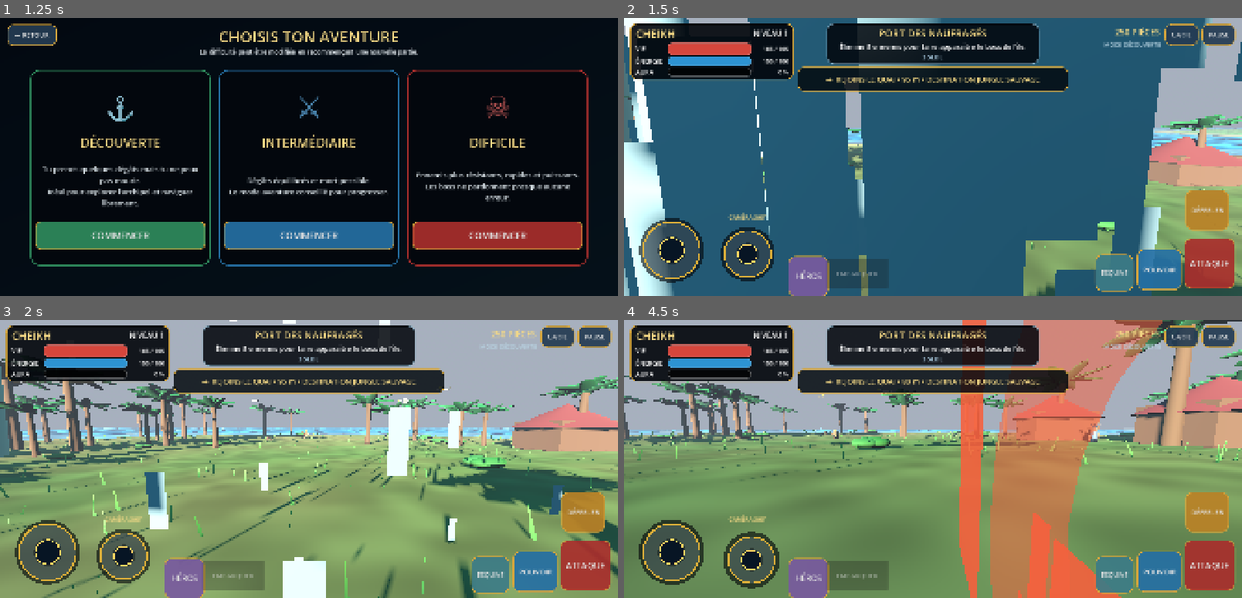
Above: before the commit, frames 1-4 (two rows, left to right).
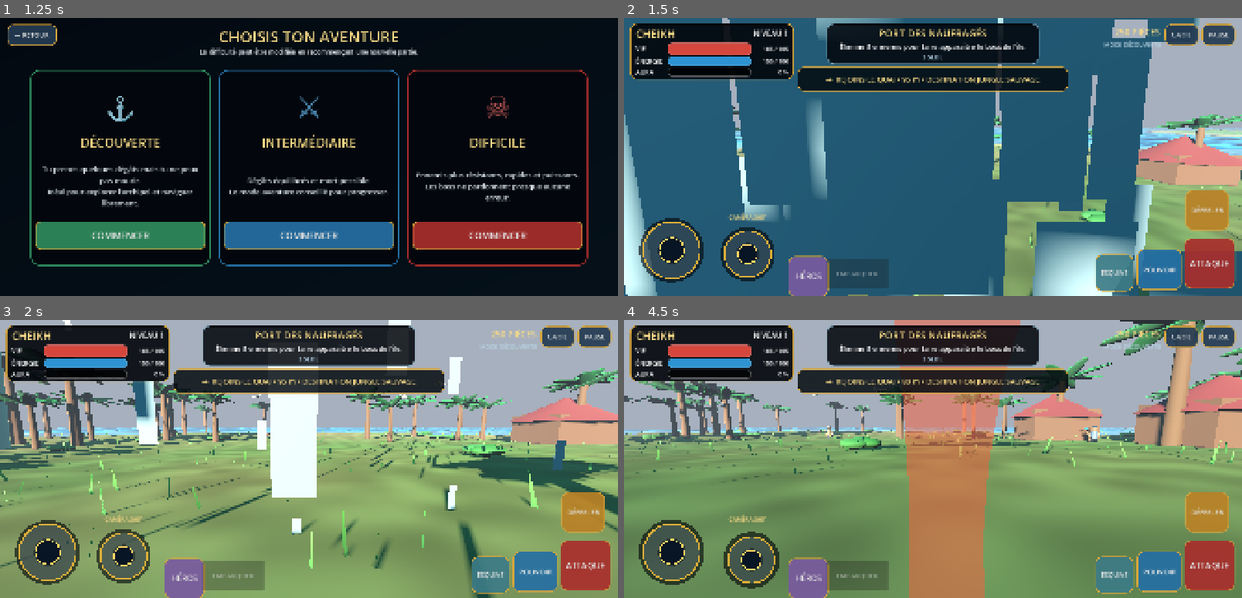
Above: after the commit, the same moments.

Repository: Chasmet/Chk-pirate-warrior-
Game: Godot game, scene res://scenes/main.tscn
Same seed, same stepped clock (60 frames per second), same inputs: the game is played once before the commit and once after it.
Inputs (mouse positions are in pixels of both pictures, inside the frame that each line leads up to):
- Up to frame 1 (1.25 s): click (123, 84) at 0.52 s
- Up to frame 2 (1.5 s): click "COMMENCER" at 1.25 s
- Up to frame 3 (2 s): no input
- Up to frame 4 (4.5 s): drag from (1038, 495) to (994, 397) at 2.02 s; drag from (673, 553) to (902, 514) at 2.77 s; move the mouse to (753, 559) at 3.52 s; hold D (move_right) 3.53-4.25 s; tap Shift (dodge) at 3.6 s; click (753, 559) at 3.67 s; drag from (902, 514) to (747, 417) at 4.27 s

Frame 1 is identical in both runs. In frame 2, 18% of the frame differs, in the area x 0-100%, y 0-100%; in frame 3, 28%; in frame 4, 30%.

Commit message:
fix(camera): imposer la troisième personne à pied et en bateau

Diff:
--- a/godot/scripts/third_person_camera_guard.gd
+++ b/godot/scripts/third_person_camera_guard.gd
@@ -1,67 +1,117 @@
 extends Node
 
-const LAND_LENGTH := 5.9
-const LAND_PITCH := -0.20
-const LAND_MIN_HIT := 3.9
-const BOAT_LENGTH := 15.2
-const BOAT_PITCH := -0.38
-const BOAT_MIN_HIT := 9.5
+const LAND_LENGTH := 6.40
+const LAND_PITCH_MIN := -0.48
+const LAND_PITCH_MAX := 0.10
+const BOAT_LENGTH := 18.50
+const BOAT_PITCH_MIN := -0.58
+const BOAT_PITCH_MAX := -0.30
 
 var player: PlayerController
-var bypass_time := 0.0
-var ready_logged := false
+var player_logged := false
+var land_ready_logged := false
+var boat_ready_logged := false
 var sail_parts: Array[GeometryInstance3D] = []
 
+func _ready() -> void:
+	# Le garde-fou doit passer après le contrôleur du joueur afin que celui-ci
+	# ne puisse jamais ramener la caméra dans le personnage ou dans le navire.
+	process_priority = 1000
+	process_physics_priority = 1000
+	set_process(true)
+	set_physics_process(true)
+
 func _process(delta: float) -> void:
+	_enforce_camera(delta)
+
+func _physics_process(delta: float) -> void:
+	_enforce_camera(delta)
+
+func _enforce_camera(delta: float) -> void:
 	if not is_instance_valid(player):
-		player = _find_player(get_tree().root)
-		ready_logged = false
+		player = _find_player()
+		land_ready_logged = false
+		boat_ready_logged = false
 		sail_parts.clear()
 		if not is_instance_valid(player):
 			return
-	if not is_instance_valid(player.camera_arm) or not is_instance_valid(player.camera):
+		if not player_logged:
+			player_logged = true
+			print("CHK_CAMERA_GUARD_PLAYER_FOUND name=%s" % player.name)
+	if not is_instance_valid(player.camera_pivot) or not is_instance_valid(player.camera_arm) or not is_instance_valid(player.camera):
 		return
 
 	player.camera.current = true
 	player.camera.near = 0.10
+	# Le SpringArm provoquait les passages en vue subjective en se rétractant
+	# contre le relief, le ponton ou le navire. Il est neutralisé ici ; une vraie
+	# occultation progressive des obstacles sera ajoutée après stabilisation.
+	player.camera_arm.collision_mask = 0
 	if player.boat_mode:
 		_update_boat_camera(delta)
 	else:
 		_update_land_camera(delta)
 
 func _update_land_camera(delta: float) -> void:
-	bypass_time = maxf(0.0, bypass_time - delta)
-	var hit_length := player.camera_arm.get_hit_length()
-	if hit_length < LAND_MIN_HIT:
-		bypass_time = 0.45
-		player.camera_target_pitch = minf(player.camera_target_pitch, LAND_PITCH)
-	player.camera_arm.collision_mask = 0 if bypass_time > 0.0 else 1
-	player.camera_arm.spring_length = maxf(player.camera_arm.spring_length, LAND_LENGTH)
-	player.camera.position = player.camera.position.lerp(Vector3(0.72, 0.18, 0.0), 1.0 - exp(-10.0 * delta))
-	player.camera.fov = maxf(player.camera.fov, 60.0)
+	var hero_height := float(HeroFactory.HEROES[player.hero_id]["height"])
+	var look_ahead := Vector3(player.velocity.x, 0.0, player.velocity.z) * 0.025
+	var anchor := player.global_position + Vector3(0.0, hero_height * 0.72 + 0.16, 0.0) + look_ahead
+	player.camera_pivot.global_position = player.camera_pivot.global_position.lerp(anchor, 1.0 - exp(-14.0 * delta))
+	player.camera_target_pitch = clampf(player.camera_target_pitch, LAND_PITCH_MIN, LAND_PITCH_MAX)
+	player.camera_pitch = clampf(player.camera_pitch, LAND_PITCH_MIN, LAND_PITCH_MAX)
+	player.camera_pivot.rotation = Vector3(player.camera_pitch, player.camera_yaw, 0.0)
+	player.camera_arm.spring_length = lerpf(player.camera_arm.spring_length, LAND_LENGTH, 1.0 - exp(-14.0 * delta))
+	player.camera.position = player.camera.position.lerp(Vector3(0.78, 0.16, 0.0), 1.0 - exp(-12.0 * delta))
+	player.camera.fov = lerpf(player.camera.fov, 61.0, 1.0 - exp(-8.0 * delta))
+	_force_original_hero_visible()
 	_restore_sails()
-	if not ready_logged and player.camera.global_position.distance_to(player.global_position) > 4.5:
-		ready_logged = true
-		print("CHK_TRUE_THIRD_PERSON_READY distance=%.2f" % player.camera.global_position.distance_to(player.global_position))
+
+	var distance := player.camera.global_position.distance_to(player.global_position)
+	if not land_ready_logged and distance > 5.55:
+		land_ready_logged = true
+		print("CHK_TRUE_THIRD_PERSON_READY distance=%.2f" % distance)
 
 func _update_boat_camera(delta: float) -> void:
 	if sail_parts.is_empty():
 		_cache_sails()
-	var hit_length := player.camera_arm.get_hit_length()
-	if hit_length < BOAT_MIN_HIT or absf(player.boat_speed) < 2.8:
-		bypass_time = 1.3
-	else:
-		bypass_time = maxf(0.0, bypass_time - delta)
-	player.camera_arm.collision_mask = 0 if bypass_time > 0.0 else 1
-	player.camera_arm.spring_length = maxf(player.camera_arm.spring_length, BOAT_LENGTH)
-	player.camera_target_pitch = minf(player.camera_target_pitch, BOAT_PITCH)
-	player.camera.position = player.camera.position.lerp(Vector3(1.05, 0.38, 0.0), 1.0 - exp(-8.0 * delta))
-	player.camera.fov = maxf(player.camera.fov, 66.0)
-	var sail_center := player.boat_visual.to_global(Vector3(0.0, 4.8, -0.48)) if is_instance_valid(player.boat_visual) else player.global_position
-	var hide_sail := player.camera.global_position.distance_to(sail_center) < 6.4 or hit_length < 7.2
+	var look_ahead := Vector3(player.velocity.x, 0.0, player.velocity.z) * 0.045
+	var anchor := player.global_position + Vector3(0.0, 5.65, 0.0) + look_ahead
+	player.camera_pivot.global_position = player.camera_pivot.global_position.lerp(anchor, 1.0 - exp(-12.0 * delta))
+	player.camera_target_pitch = clampf(player.camera_target_pitch, BOAT_PITCH_MIN, BOAT_PITCH_MAX)
+	player.camera_pitch = clampf(player.camera_pitch, BOAT_PITCH_MIN, BOAT_PITCH_MAX)
+	player.camera_pivot.rotation = Vector3(player.camera_pitch, player.camera_yaw, 0.0)
+	player.camera_arm.spring_length = lerpf(player.camera_arm.spring_length, BOAT_LENGTH, 1.0 - exp(-12.0 * delta))
+	player.camera.position = player.camera.position.lerp(Vector3(1.10, 0.42, 0.0), 1.0 - exp(-10.0 * delta))
+	player.camera.fov = lerpf(player.camera.fov, 67.0, 1.0 - exp(-8.0 * delta))
+	_force_original_hero_visible()
+	# Les grandes voiles opaques masquaient totalement la vue Android au quai.
+	# On conserve le mât et la vergue, mais les surfaces de voile sont masquées
+	# dans la caméra de pilotage jusqu’à l’ajout d’un matériau semi-transparent.
 	for part in sail_parts:
 		if is_instance_valid(part):
-			part.visible = not hide_sail
+			part.visible = false
+
+	var distance := player.camera.global_position.distance_to(player.global_position)
+	if not boat_ready_logged and distance > 15.0:
+		boat_ready_logged = true
+		print("CHK_BOAT_THIRD_PERSON_READY distance=%.2f" % distance)
+
+func _force_original_hero_visible() -> void:
+	if not is_instance_valid(player.hero_visual):
+		return
+	player.hero_visual.visible = true
+	var sprite := player.hero_visual.get_node_or_null("RigVisuel/CharacterArt") as Sprite3D
+	if sprite == null:
+		return
+	var profile: Dictionary = HeroFactory.HEROES[player.hero_id]
+	sprite.visible = true
+	sprite.modulate = Color.WHITE
+	sprite.no_depth_test = true
+	sprite.billboard = BaseMaterial3D.BILLBOARD_FIXED_Y
+	sprite.alpha_cut = SpriteBase3D.ALPHA_CUT_DISCARD
+	sprite.alpha_scissor_threshold = 0.04
+	sprite.render_priority = 100
+	sprite.pixel_size = float(profile["pixel_size"])
 
 func _cache_sails() -> void:
 	if not is_instance_valid(player.boat_visual):
@@ -81,11 +131,17 @@
 		if is_instance_valid(part):
 			part.visible = true
 
-func _find_player(node: Node) -> PlayerController:
+func _find_player() -> PlayerController:
+	var named := get_tree().root.find_child("ÉquipageQuinet", true, false)
+	if named is PlayerController:
+		return named as PlayerController
+	return _find_player_recursive(get_tree().root)
+
+func _find_player_recursive(node: Node) -> PlayerController:
 	if node is PlayerController:
 		return node as PlayerController
 	for child in node.get_children():
-		var found := _find_player(child)
+		var found := _find_player_recursive(child)
 		if is_instance_valid(found):
 			return found
 	return null
